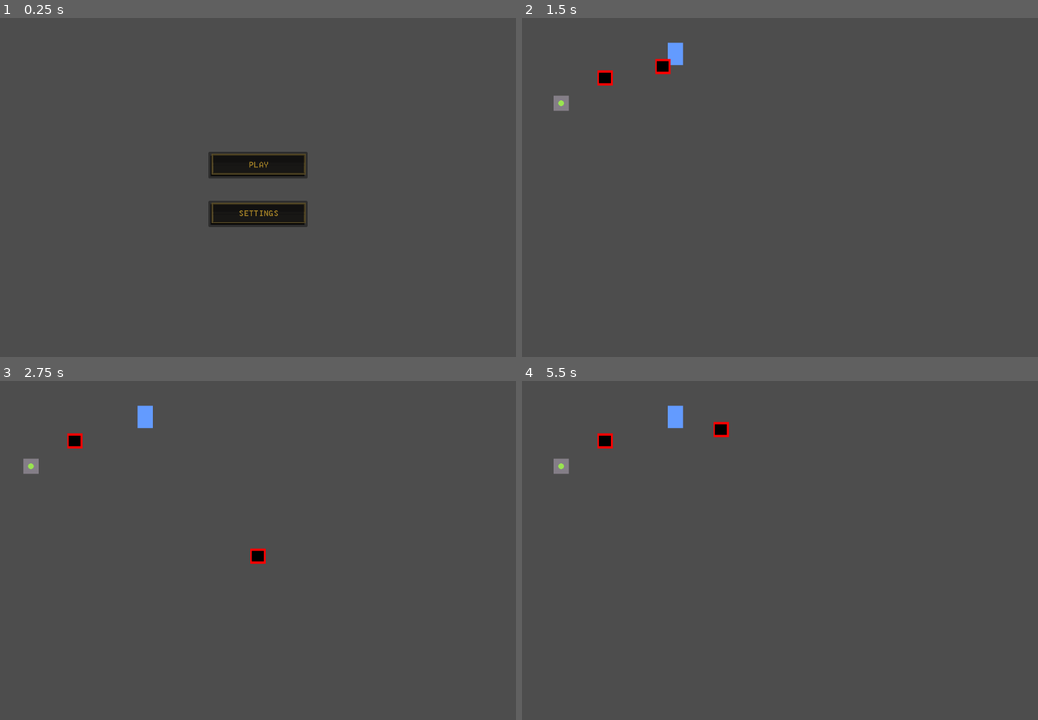
Above: before the commit, frames 1-4 (two rows, left to right).
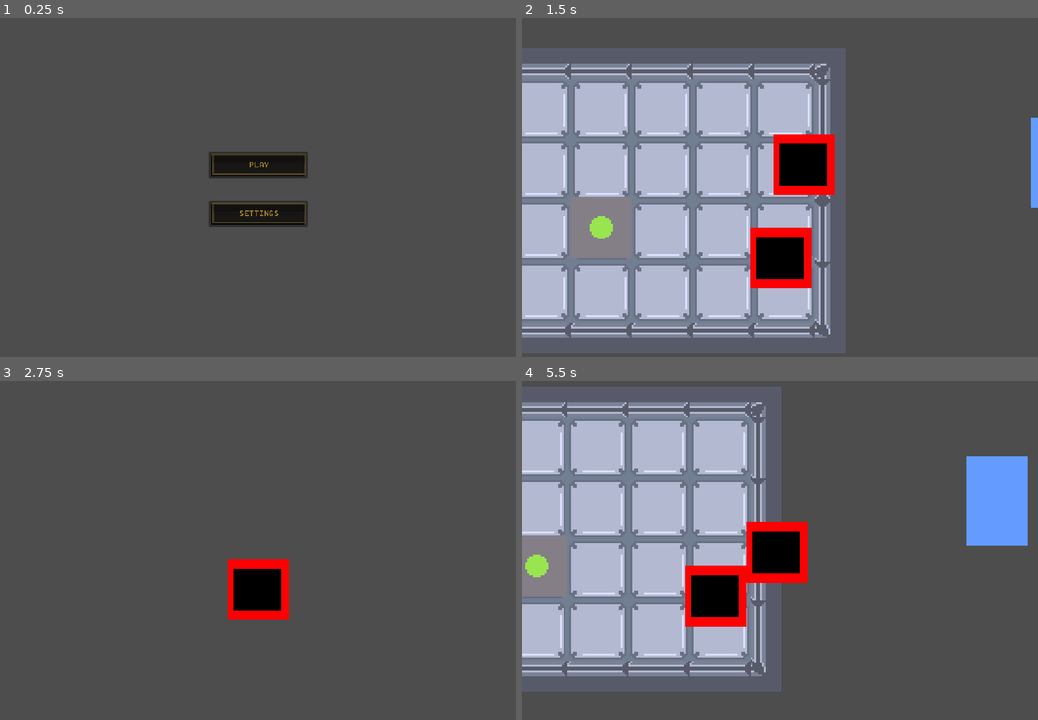
Above: after the commit, the same moments.

Repository: Pi-pol/Tachyon-race
Game: Godot game, scene res://Scenes/MainMenu.tscn
Two runs of this game, one before a commit and one after it. Both use one fixed random seed, a clock stepped at 60 frames per second and the inputs below.
Inputs (mouse positions are in pixels of both pictures, inside the frame that each line leads up to):
- Up to frame 1 (0.25 s): no input
- Up to frame 2 (1.5 s): click (780, 163) at 0.5 s; tap Enter at 1.25 s; move the mouse to (893, 173) at 1.27 s; hold Right (ui_right) from 1.28 s (still down); click (893, 173) at 1.42 s
- Up to frame 3 (2.75 s): move the mouse to (154, 570) at 2.02 s; release Right (ui_right) at 2.03 s; hold Down (ui_down) from 2.03 s (still down)
- Up to frame 4 (5.5 s): move the mouse to (831, 475) at 2.77 s; release Down (ui_down) at 2.78 s; hold Right (ui_right) 2.78-3.53 s; move the mouse to (754, 621) at 3.52 s; hold Up (ui_up) 3.53-4.28 s; click (754, 621) at 3.67 s; move the mouse to (934, 604) at 4.27 s; hold Left (ui_left) from 4.28 s (still down); move the mouse to (625, 499) at 5.02 s

The runs differ from the first frame. In frame 1, 0.1% of the frame differs, in the area x 41-59%, y 40-61%; in frame 2, 57%, in the area x 0-100%, y 7-99%; in frame 3, 2.7%; in frame 4, 49%.

Commit message:
Added prelim tiles

Diff:
--- a/Scenes/1stlevel.tscn
+++ b/Scenes/1stlevel.tscn
@@ -6,6 +6,7 @@
 [ext_resource type="Texture2D" uid="uid://begckgk320i22" path="res://character.png" id="2_xif6h"]
 [ext_resource type="Script" path="res://Scripts/PushBox.gd" id="3_fsm57"]
 [ext_resource type="PackedScene" path="res://Scenes/button_game.tscn" id="6_4hc3a"]
+[ext_resource type="PackedScene" uid="uid://deoer7bynwll4" path="res://Scenes/tile_map.tscn" id="7_fkt6h"]
 
 [sub_resource type="Shader" id="Shader_xmui1"]
 code = "shader_type canvas_item;
@@ -66,15 +67,17 @@
 texture = ExtResource("2_40tig")
 
 [node name="Player" parent="." instance=ExtResource("1_y7u1b")]
-position = Vector2(259, 100)
+position = Vector2(143, 77)
 
 [node name="Camera2D" type="Camera2D" parent="Player"]
+zoom = Vector2(4, 4)
 limit_left = 0
 limit_top = 0
 limit_right = 3000
 limit_bottom = 2000
 position_smoothing_enabled = true
 position_smoothing_speed = 18.0
+editor_draw_limits = true
 
 [node name="action_emmiter" parent="Player" instance=ExtResource("2_pu3r0")]
 
@@ -84,6 +87,9 @@
 shape = SubResource("RectangleShape2D_84ht8")
 
 [node name="ButtonGame" parent="." instance=ExtResource("6_4hc3a")]
-position = Vector2(82, 179)
+position = Vector2(80, 110)
+
+[node name="TileMap" parent="." instance=ExtResource("7_fkt6h")]
+layer_0/tile_data = PackedInt32Array(65537, 0, 0, 65538, 0, 0, 65539, 0, 0, 65540, 0, 0, 65541, 0, 0, 131077, 0, 0, 131076, 0, 0, 131074, 0, 0, 131075, 0, 0, 131073, 0, 0, 196609, 0, 0, 196610, 0, 0, 196611, 0, 0, 196613, 0, 0, 196612, 0, 0, 262145, 0, 0, 262146, 0, 0, 262148, 0, 0, 262147, 0, 0, 262149, 0, 0, 0, 0, 1, 1, 65536, 1, 2, 65536, 1, 3, 65536, 1, 5, 65536, 1, 4, 65536, 1, 65536, 0, 2, 131072, 0, 2, 196608, 0, 2, 262144, 0, 2, 327680, 131072, 1, 327681, 196608, 1, 327682, 196608, 1, 327683, 196608, 1, 327684, 196608, 1, 327685, 196608, 1, 327686, 327680, 1, 262150, 327680, 0, 196614, 327680, 0, 65542, 327680, 0, 6, 458752, 0, 131078, 393216, 2)
 
 [editable path="Player/action_emmiter"]
--- a/project.godot
+++ b/project.godot
@@ -20,3 +20,8 @@
 window/size/viewport_width=1080
 window/size/viewport_height=720
 window/size/resizable=false
+window/stretch/mode="canvas_items"
+
+[rendering]
+
+textures/canvas_textures/default_texture_filter=0
Not shown: 1 places in Scenes/1stlevel.tscn that only renumber resources
